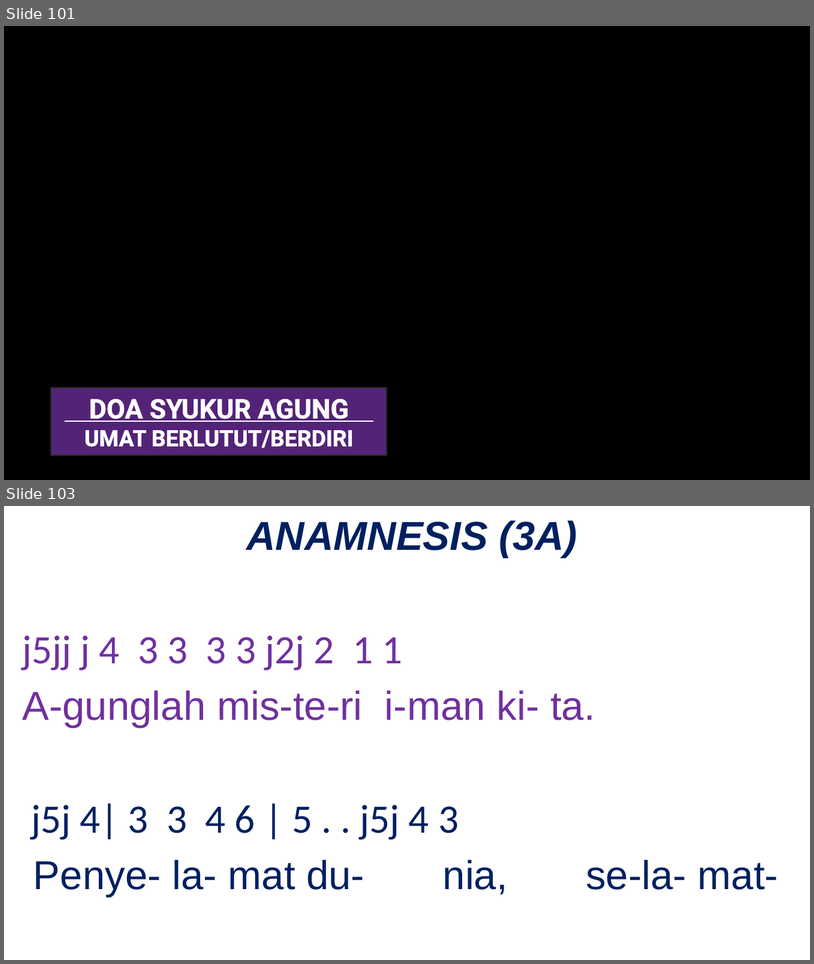
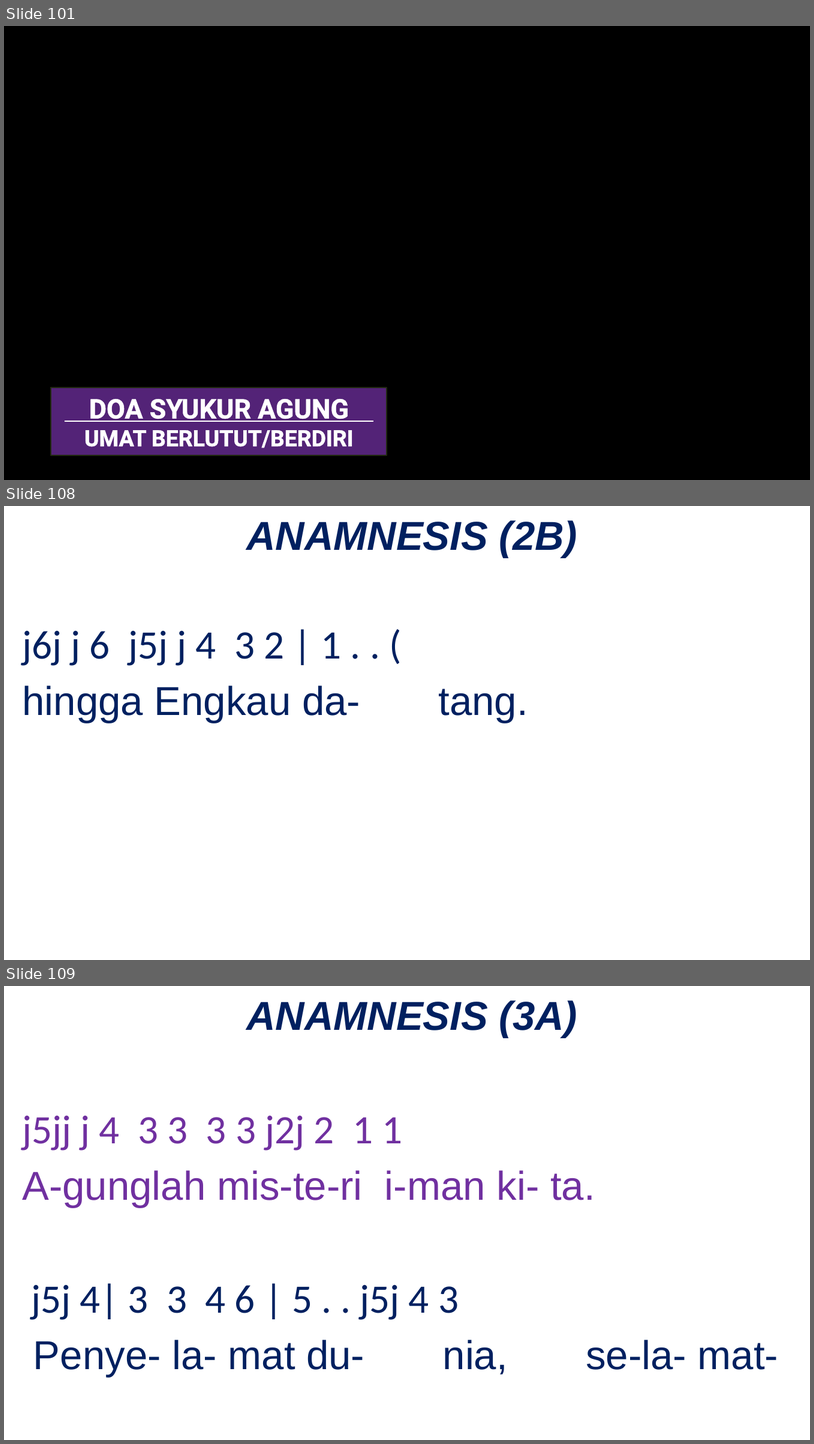
Before and after one commit to JasonEvan/Mikael-PPT-Maker, a slide deck: app/template/Template_PPT_OBS_Ungu.pptx. Shown one above the other, each under a label of ours: slides 101 and 103 before the commit, slides 101, 108 and 109 after it; the slides between them are not shown. The pictures are 814x964 and 814x1444 pixels, drawn with LibreOffice and Linux fonts; fonts in the diff are those of the drawing; background and template pictures are left out. Boxes give left, top, right and bottom in pixels: in the first picture for what was removed or moved away, otherwise in the second. Text is boxed around its words. In the diff, an @@ line names an element or a change of style, - is before the commit and + after.

Commit message:
feat: add anamnesis that dynamically chosen based on docx on OBS template

```diff
--- a/app/template/Template_PPT_OBS_Ungu.pptx
+++ b/app/template/Template_PPT_OBS_Ungu.pptx
@@ slide 108 added at (4,506,810,960), background picture (left out) @@
@@ text added at (246,520,578,558), 36 pt, text #002060, bold, italic @@
+ANAMNESIS (2B)
@@ text added at (22,630,528,723), 36 pt, text #002060 @@
+j6j j 6 j5j j 4 3 2 | 1 . . (
+hingga Engkau da- tang.
@@ what was slide 103 is now slide 109 @@
```
Also in this commit, not shown: 8 other slides added, 5 other files.
